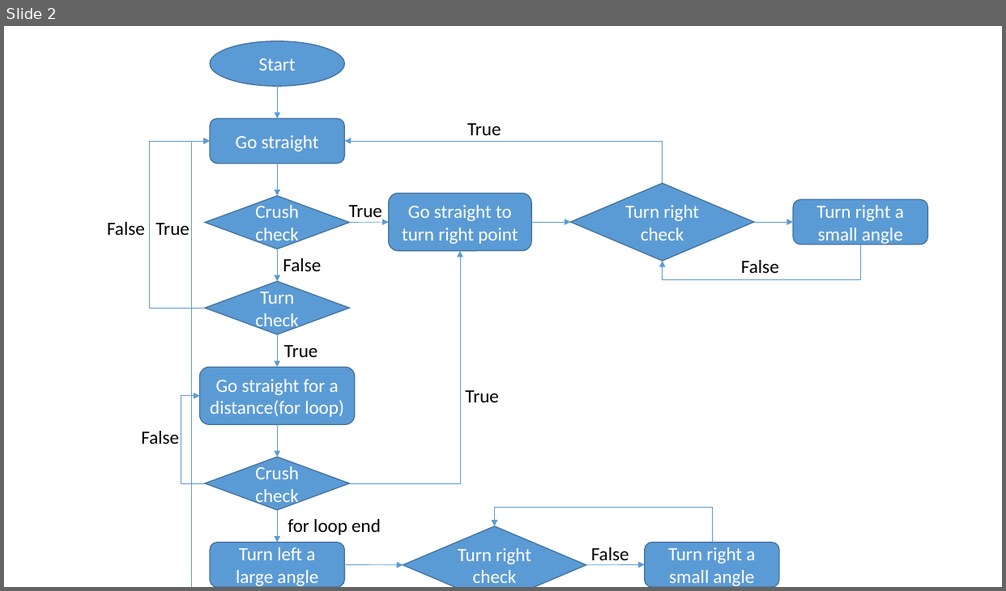
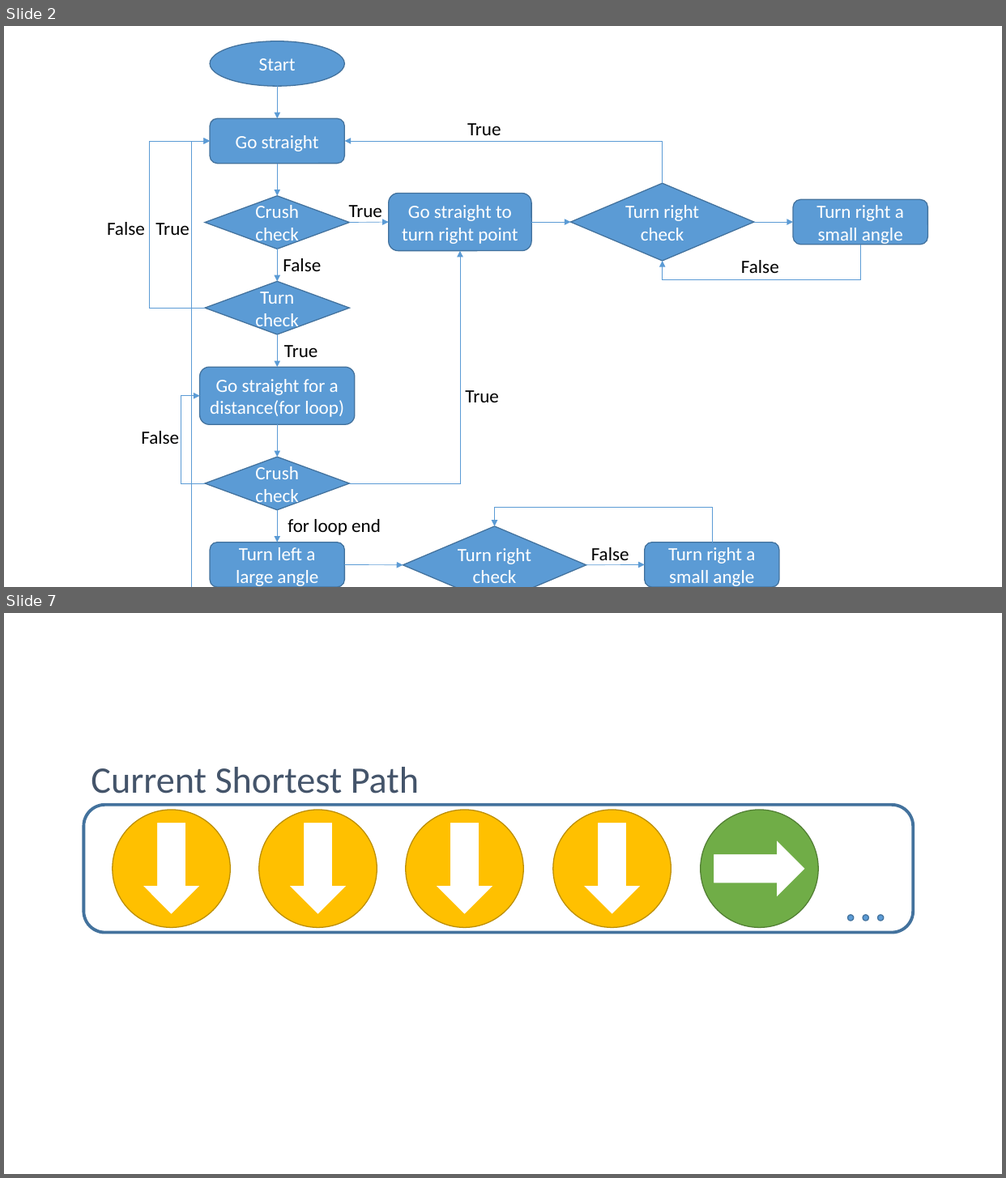
Before and after one commit to noidname01/UV_Robotic_Challenge-Software, a slide deck: navi_flow_chart.pptx. Shown one above the other, each under a label of ours: slide 2 before the commit, slides 2 and 7 after it; the slides between them are not shown. The pictures are 1006x591 and 1006x1178 pixels, drawn with LibreOffice and Linux fonts; fonts in the diff are those of the drawing. Boxes give left, top, right and bottom in pixels: in the first picture for what was removed or moved away, otherwise in the second. Text is boxed around its words. In the diff, an @@ line names an element or a change of style, - is before the commit and + after.

Commit message:
ppt

```diff
--- a/navi_flow_chart.pptx
+++ b/navi_flow_chart.pptx
@@ slide 7 added at (x1=4, y1=613, x2=1002, y2=1174), background #FFFFFF @@
@@ group added at (x1=83, y1=767, x2=913, y2=933): 1 rounded rectangle, 1 text, 1 ellipse, 1 down arrow @@
+Current Shortest Path
@@ ellipse added at (x1=259, y1=810, x2=377, y2=927), fill #FFC000, outline #BD8E00 1 pt @@
@@ down arrow added at (x1=288, y1=823, x2=347, y2=915), fill #FFFFFF, outline #FFC000 1 pt @@
@@ ellipse added at (x1=406, y1=810, x2=523, y2=927), fill #FFC000, outline #BD8E00 1 pt @@
@@ down arrow added at (x1=435, y1=823, x2=494, y2=915), fill #FFFFFF, outline #FFC000 1 pt @@
@@ ellipse added at (x1=553, y1=810, x2=671, y2=927), fill #FFC000, outline #BD8E00 1 pt @@
@@ down arrow added at (x1=582, y1=823, x2=641, y2=915), fill #FFFFFF, outline #FFC000 1 pt @@
@@ ellipse added at (x1=701, y1=810, x2=818, y2=927), fill #70AD47, outline #538035 1 pt @@
@@ down arrow added at (x1=714, y1=840, x2=806, y2=899), fill #FFFFFF, outline #70AD47 1 pt @@
@@ ellipse added at (x1=848, y1=914, x2=854, y2=921), fill #5B9BD5, outline #43739E 1 pt @@
@@ ellipse added at (x1=863, y1=914, x2=868, y2=921), fill #5B9BD5, outline #43739E 1 pt @@
@@ ellipse added at (x1=878, y1=914, x2=884, y2=921), fill #5B9BD5, outline #43739E 1 pt @@
```
Also in this commit, not shown: 4 other slides added.
